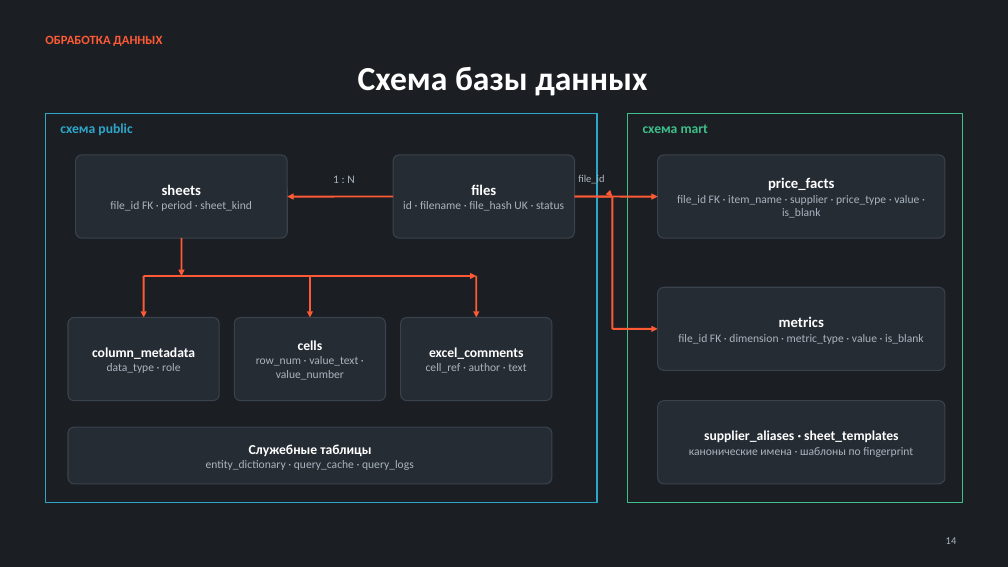
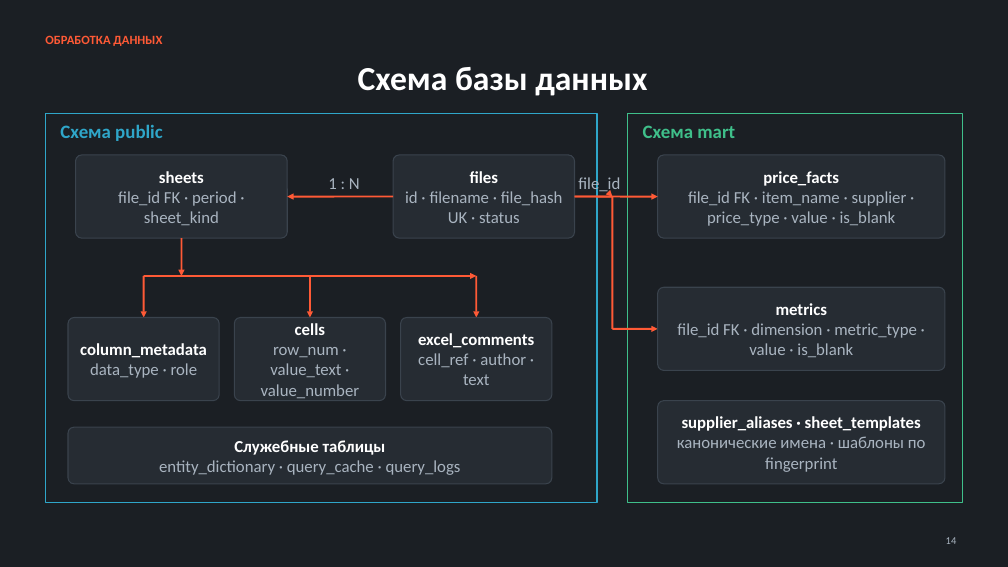
Before and after one commit to kostIT13/EVRAZ_ExcelAgent, a slide deck: slide 8 of data/EVRAZ_Agent_main.pptx. Drawn at 1008x567 pixels with LibreOffice and Linux fonts; fonts in the diff are those of the drawing. Boxes give left, top, right and bottom in pixels: in the first picture for what was removed or moved away, otherwise in the second. Text is boxed around its words. In the diff, an @@ line names an element or a change of style, - is before the commit and + after.

Commit message:
update metrics style

```diff
--- a/data/EVRAZ_Agent_main.pptx
+++ b/data/EVRAZ_Agent_main.pptx
@@ text at (60, 124, 163, 141): text changed; size 13 to 18 pt @@
-схема public
+Схема public
@@ text at (643, 125, 735, 138): text changed; size 13 to 18 pt @@
-схема mart
+Схема mart
@@ text "sheets" at (118, 171, 236, 225): size 14 to 16 pt in "sheets"; size 11 to 16 pt in "file_id FK · period · sheet_kind" @@
@@ text "1 : N" at (328, 178, 360, 189): size 11 to 16 pt @@
@@ text "files" at (405, 171, 563, 223): size 14 to 16 pt in "files"; size 11 to 16 pt in "id · filename · file_hash UK · ..." @@
@@ text "file_id" at (578, 175, 620, 193): size 10 to 16 pt @@
@@ text "price_facts" at (688, 171, 907, 226): size 14 to 16 pt in "price_facts"; size 11 to 16 pt in "file_id FK · item_name · supplier · ..." @@
@@ text "metrics" at (677, 303, 917, 357): size 14 to 16 pt in "metrics"; size 11 to 16 pt in "file_id FK · dimension · metric_type · ..." @@
@@ text "column_metadata" at (80, 343, 207, 378): size 13 to 16 pt in "column_metadata"; size 11 to 16 pt in "data_type · role" @@
@@ text "cells" at (261, 323, 360, 398): size 13 to 16 pt in "cells"; size 11 to 16 pt in "row_num · value_text · value_number" @@
@@ text "excel_comments" at (418, 333, 534, 385): size 13 to 16 pt in "excel_comments"; size 11 to 16 pt in "cell_ref · author · text" @@
@@ text "supplier_aliases · sheet_templates" at (677, 416, 926, 472): size 13 to 16 pt in "supplier_aliases · sheet_templates"; size 11 to 16 pt in "канонические имена · шаблоны по fingerprint" @@
@@ text "Служебные таблицы" at (159, 440, 461, 475): size 13 to 16 pt in "Служебные таблицы"; size 11 to 16 pt in "entity_dictionary · query_cache · query_logs" @@
```
Also in this commit, not shown: 9 other slides changed, 59 other files.
